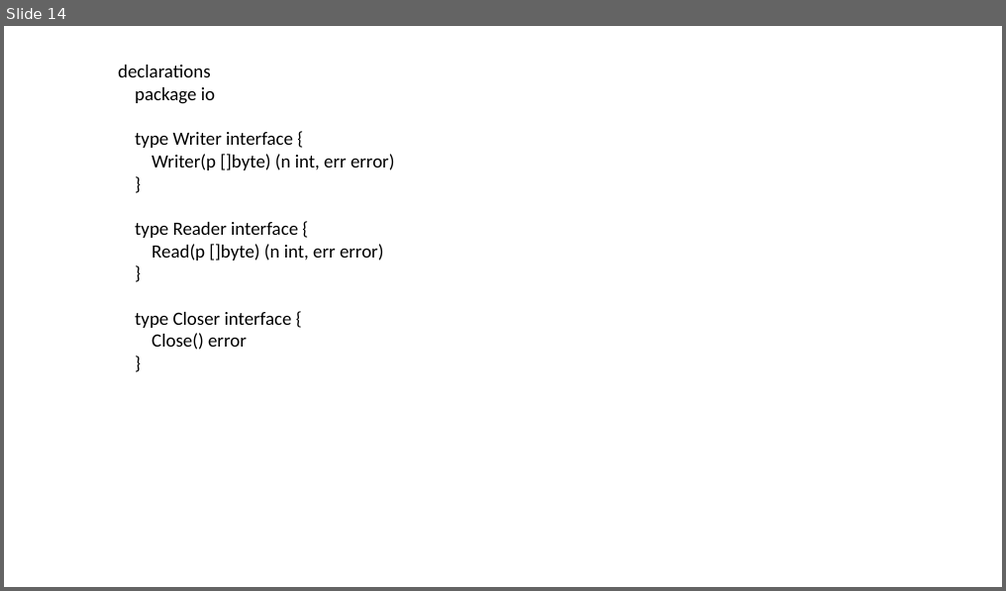
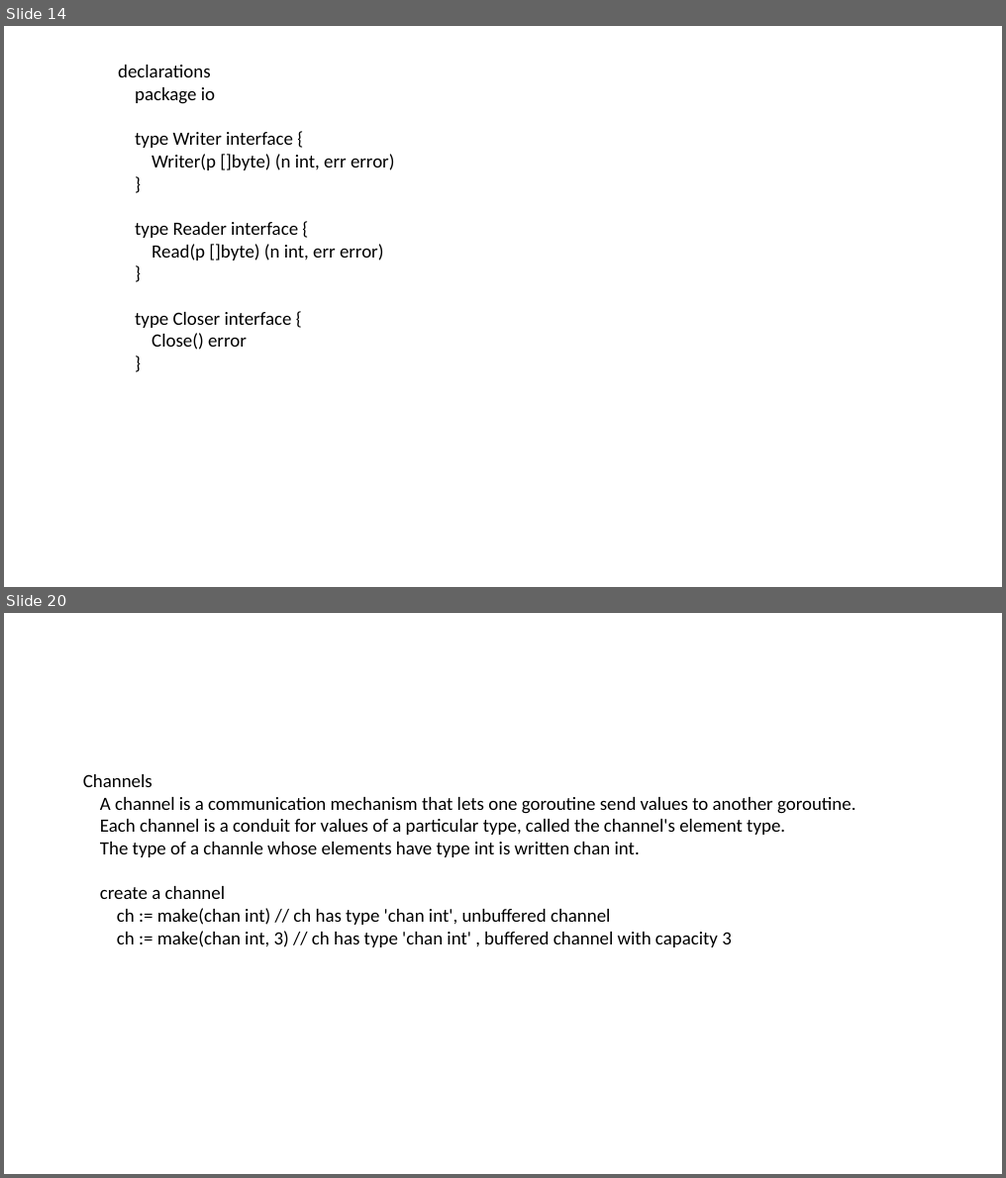
Before and after one commit to bowenchen6/golang-session, a slide deck: Go Language Sharing.pptx. Shown one above the other, each under a label of ours: slide 14 before the commit, slides 14 and 20 after it; the slides between them are not shown. The pictures are 1006x591 and 1006x1178 pixels, drawn with LibreOffice and Linux fonts; fonts in the diff are those of the drawing. Boxes give left, top, right and bottom in pixels: in the first picture for what was removed or moved away, otherwise in the second. Text is boxed around its words. In the diff, an @@ line names an element or a change of style, - is before the commit and + after.

```diff
--- a/Go Language Sharing.pptx
+++ b/Go Language Sharing.pptx
@@ slide 20 added at (x1=4, y1=613, x2=1002, y2=1174), background #FFFFFF @@
@@ text added at (x1=83, y1=774, x2=855, y2=948), 18 pt, text #000000 @@
+Channels
+A channel is a communication mechanism that lets one goroutine send values to another goroutine.
+Each channel is a conduit for values of a particular type, called the channel's element type.
+The type of a channle whose elements have type int is written chan int.
+create a channel
+ch := make(chan int) // ch has type 'chan int', unbuffered channel
+ch := make(chan int, 3) // ch has type 'chan int' , buffered channel with capacity 3
```
Also in this commit, not shown: 7 other slides added, 1 slide removed.
